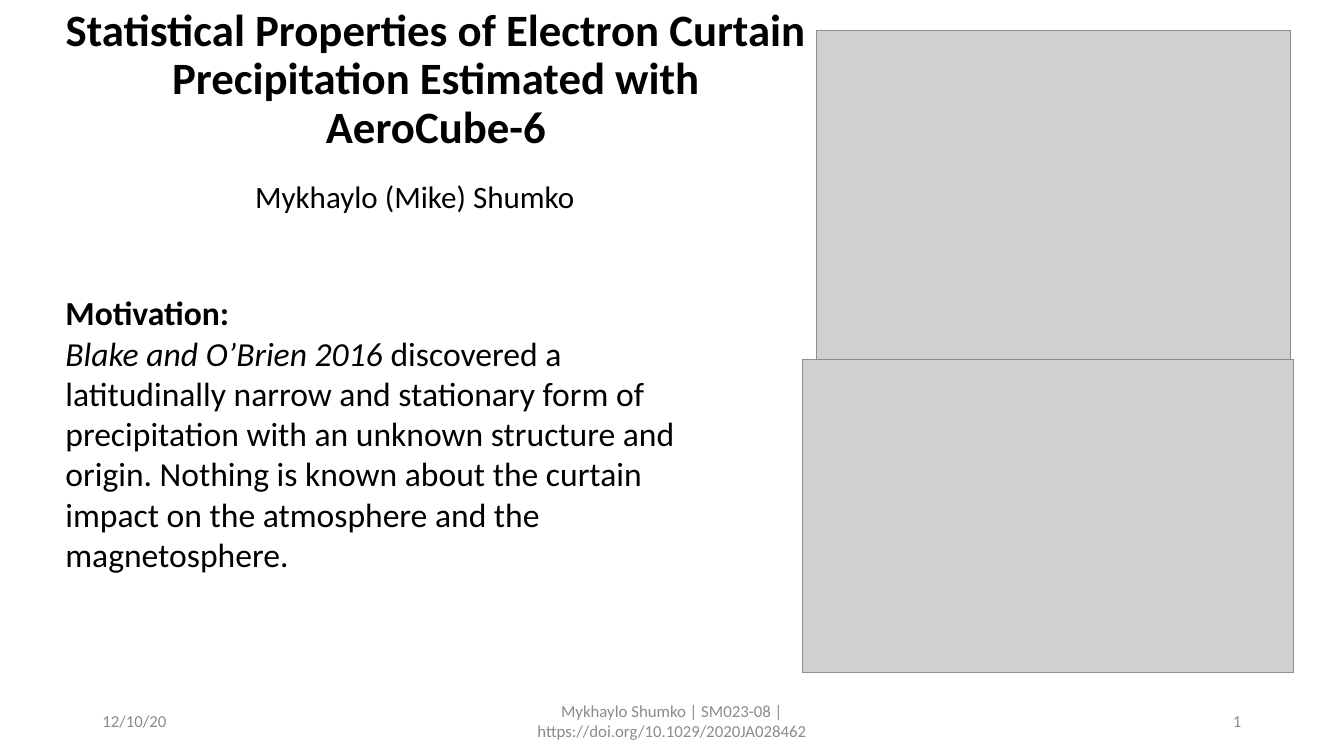
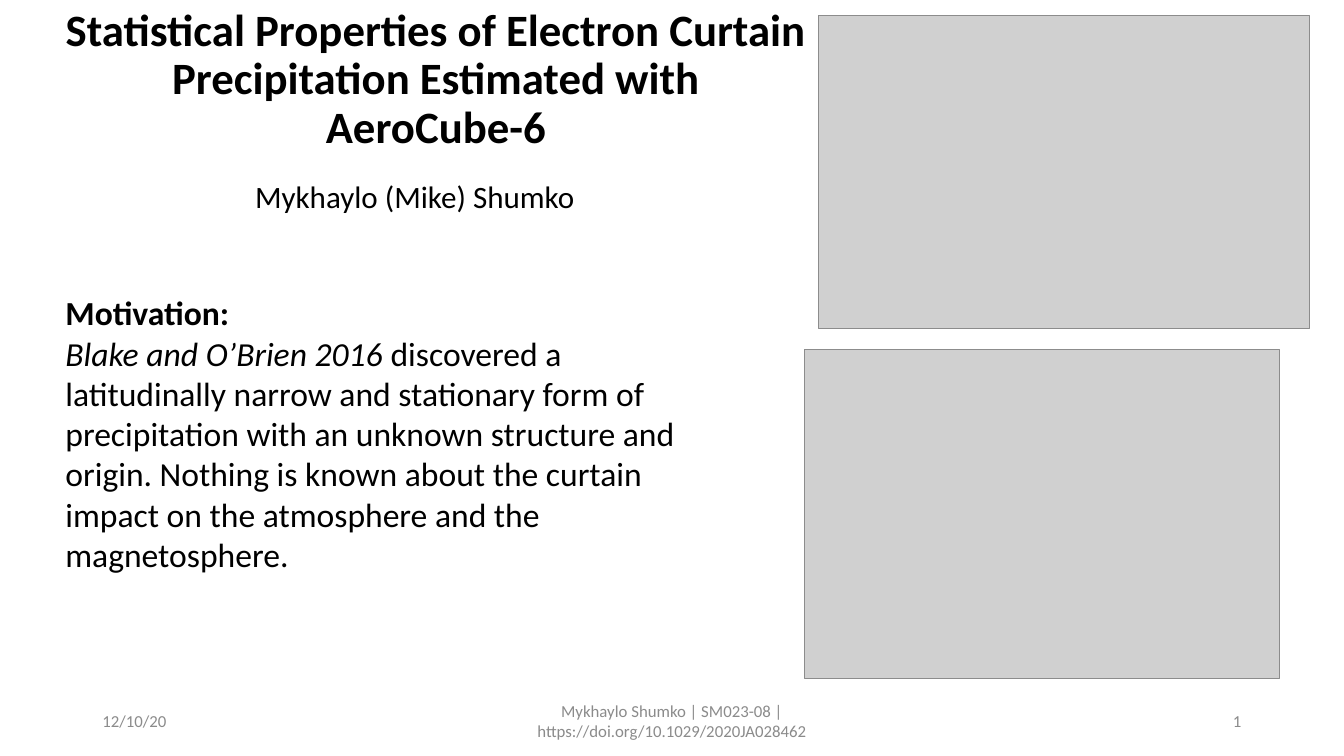
Before and after one commit to mshumko/ac6_curtains, a slide deck: slide 1 of reports/2020_shumko_agu_q&a.pptx. Drawn at 1344x756 pixels with LibreOffice and Linux fonts; fonts in the diff are those of the drawing; grey boxes stand for pictures. Boxes give left, top, right and bottom in pixels: in the first picture for what was removed or moved away, otherwise in the second. Text is boxed around its words. In the diff, an @@ line names an element or a change of style, - is before the commit and + after.

```diff
--- a/reports/2020_shumko_agu_q&a.pptx
+++ b/reports/2020_shumko_agu_q&a.pptx
@@ picture: place and size @@
-picture at box(804, 359, 1295, 673)
+picture at box(819, 15, 1310, 329)
@@ picture: place and size @@
-picture at box(817, 30, 1292, 359)
+picture at box(805, 349, 1279, 678)
```
Also in this commit, not shown: 1 other slide changed.
